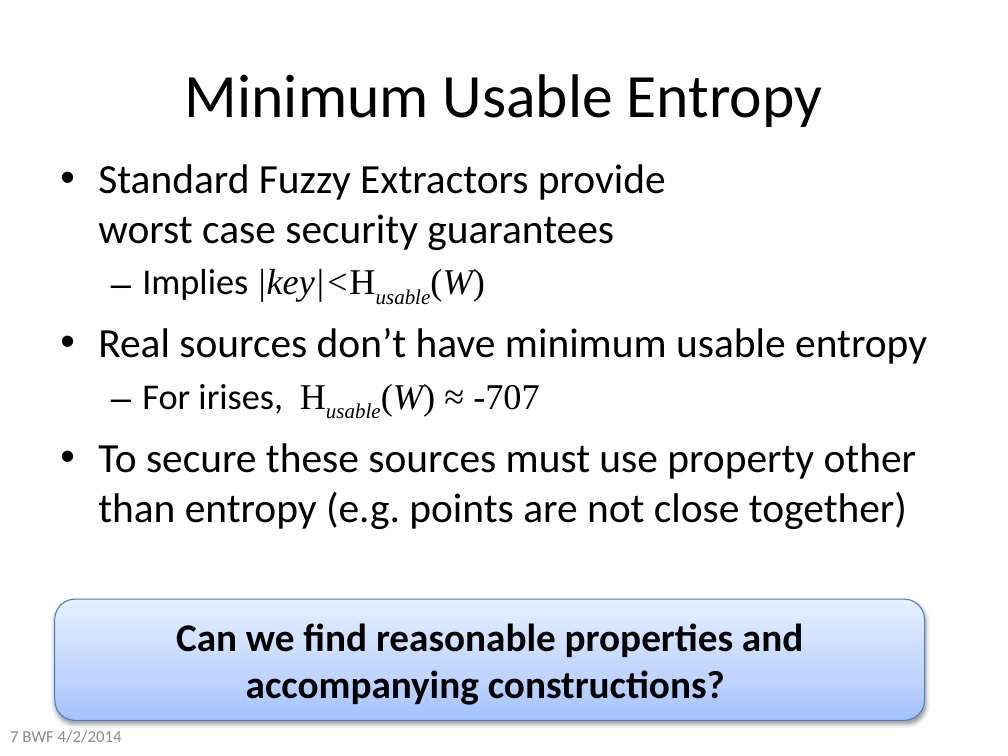
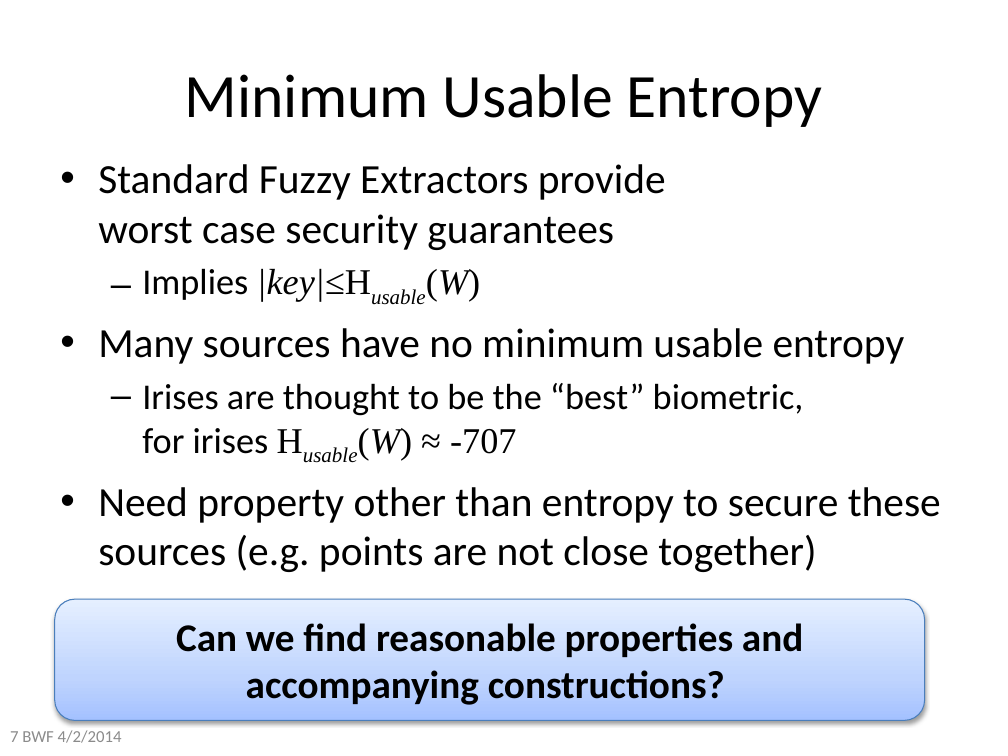
Before and after one commit to xianruimeng/comp-fuzzy-ext, a slide deck: slide 7 of constantRate/KeyDerivationWithNegativeUsable.pptx. Drawn at 1008x756 pixels with LibreOffice and Linux fonts; fonts in the diff are those of the drawing. Boxes give left, top, right and bottom in pixels: in the first picture for what was removed or moved away, otherwise in the second. Text is boxed around its words. In the diff, an @@ line names an element or a change of style, - is before the commit and + after.

```diff
--- a/constantRate/KeyDerivationWithNegativeUsable.pptx
+++ b/constantRate/KeyDerivationWithNegativeUsable.pptx
@@ text at [98,268,941,572]: text changed @@
-  – Implies |key|<Husable(W)
-• Real sources don’t have minimum usable entropy
-  – For irises, Husable(W) ≈ -707
-• To secure these sources must use property other than entropy (e.g. points are not close together)
+  – Implies |key|≤Husable(W)
+• Many sources have no minimum usable entropy
+  – Irises are thought to be the “best” biometric,
+    for irises Husable(W) ≈ -707
+• Need property other than entropy to secure these sources (e.g. points are not close together)
```
Also in this commit, not shown: 24 other slides changed, 7 slides added, 1 slide removed.
